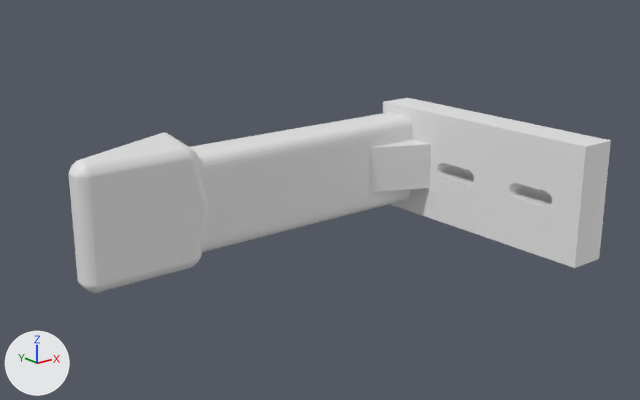
A saved change to the Blender file child_lock/child_lock.blend.
Both versions are drawn from a 50 mm lens placed at (-98.3, -122.5, 57.3), pointed at (1.6, 2.4, 7.4). Arrows for +X, +Y and +Z are at lower left; the lights stay in place.

Before the edit, the objects in view are built like this:
```python
me_cube = bpy.data.meshes.new('Cube')
me_cube.from_pydata(...)  # 10 vertices, 7 faces; spans x -20.0..9.7, y -3.6..17.0, z -12.0..12.0
me_cube_001 = bpy.data.meshes.new('Cube.001')
me_cube_001.from_pydata(...)  # 136 vertices, 72 faces; spans x -2.5..5.4, y 0.0..55.0, z -12.0..12.0
me_cube_002 = bpy.data.meshes.new('Cube.002')
me_cube_002.from_pydata(...)  # a box spanning x -25.0..40.0, y 0.0..10.0, z -10.0..10.0
ob_cube = bpy.data.objects.new('Cube', me_cube)
ob_cube.location = (-20.0, 18.6, 6.0)
ob_cube.scale = (1.0, 0.833, 1.0)
_m = ob_cube.modifiers.new('Bevel', 'BEVEL')
_m.width = 3.0
_m.width_pct = 3.0
_m.segments = 20
_m.limit_method = 'NONE'
_m.offset_type = 'WIDTH'
_m.profile = 0.4
ob_mount = bpy.data.objects.new('mount', me_cube_001)
ob_mount.location = (41.5, -29.0, 6.0)
_m = ob_mount.modifiers.new('Bevel', 'BEVEL')
_m.width = 10.0
_m.width_pct = 10.0
_m.segments = 20
_m.limit_method = 'NONE'
_m.profile = 0.7
ob_shaft = bpy.data.objects.new('shaft', me_cube_002)
ob_shaft.location = (4.0, 16.1, 6.0)
_m = ob_shaft.modifiers.new('Bevel', 'BEVEL')
_m.width = 10.0
_m.width_pct = 10.0
_m.segments = 20
_m.limit_method = 'NONE'
_m.profile = 0.7
# also in view: 'support' at (32.0, 13.6, 6.0)
```
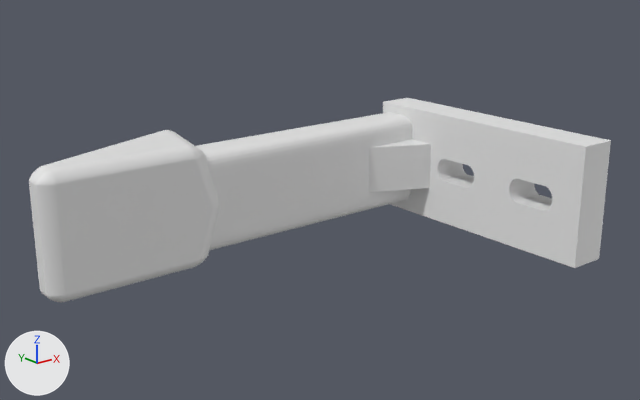
The change, as a diff of the scene's bpy script:
```diff
--- a/child_lock/child_lock.blend.py
+++ b/child_lock/child_lock.blend.py
@@ ob_cube @@
 ob_cube.location = (-20.0, 18.6, 6.0)
-ob_cube.scale = (1.0, 0.833, 1.0)
+ob_cube.scale = (1.35, 0.969, 1.0)
 _m = ob_cube.modifiers.new('Bevel', 'BEVEL')
```

Changed parts and their boxes [x1, y1, x2, y2] in the pictures (640 x 400 px):
'Cube', rescaled (36% wider, 7% taller): before [69, 132, 208, 293]; after [29, 130, 219, 302]
